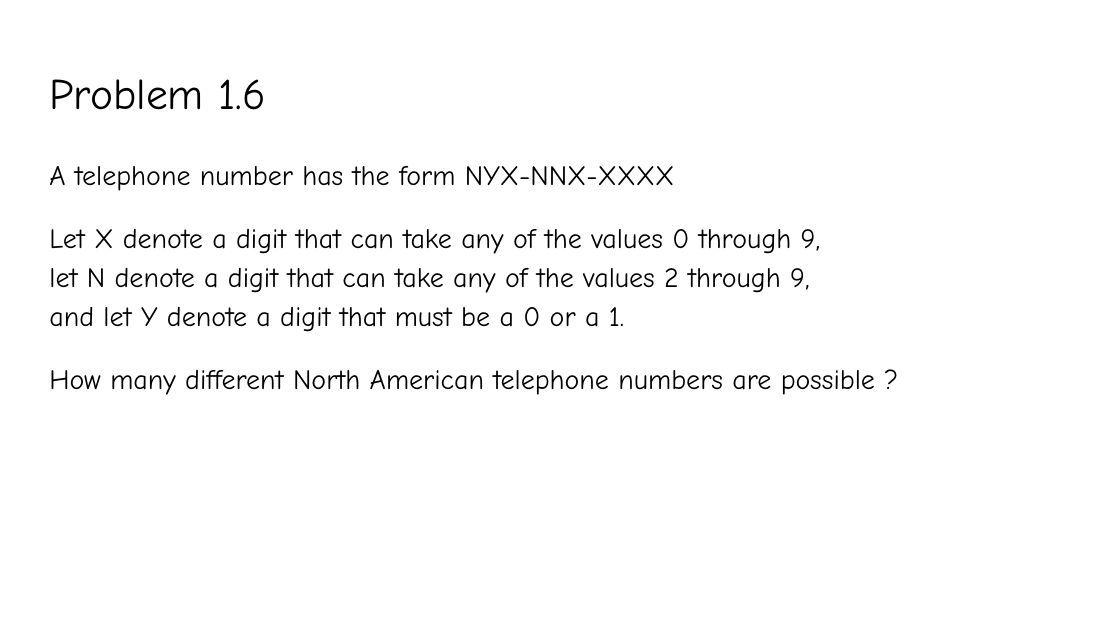
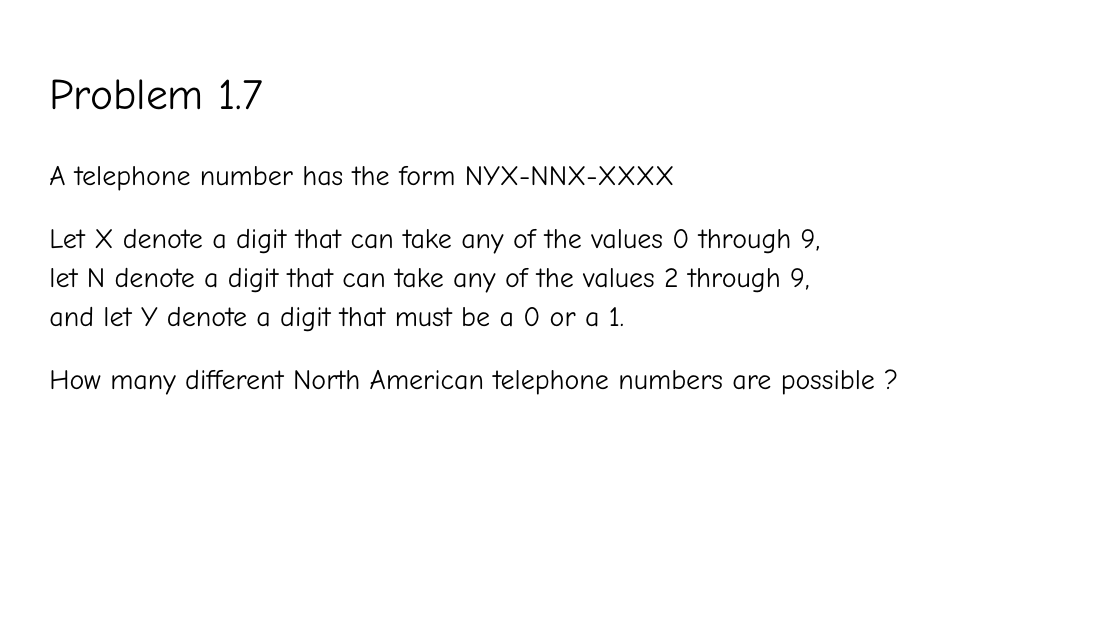
Before and after one commit to YeasirRayhanPrince/yeasirrayhanprince.github.io, a slide deck: slide 9 of cse106/slides/Lecture7.pptx. Drawn at 1120x630 pixels with LibreOffice and Linux fonts; fonts in the diff are those of the drawing. Boxes give left, top, right and bottom in pixels: in the first picture for what was removed or moved away, otherwise in the second. Text is boxed around its words. In the diff, an @@ line names an element or a change of style, - is before the commit and + after.

```diff
--- a/cse106/slides/Lecture7.pptx
+++ b/cse106/slides/Lecture7.pptx
@@ title at [49, 79, 262, 110]: text changed @@
-Problem 1.6
+Problem 1.7
```
Also in this commit, not shown: 4 other slides changed, 3 slides added, 2 slides removed, 2 other files.
